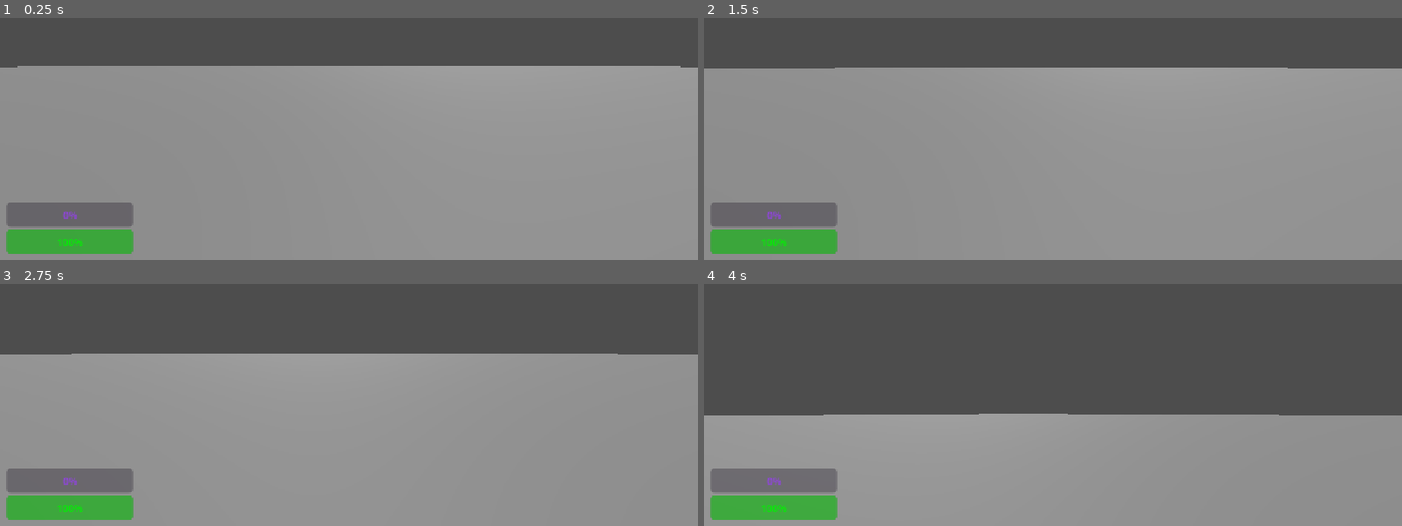
Above: before the commit, frames 1-4 (two rows, left to right).
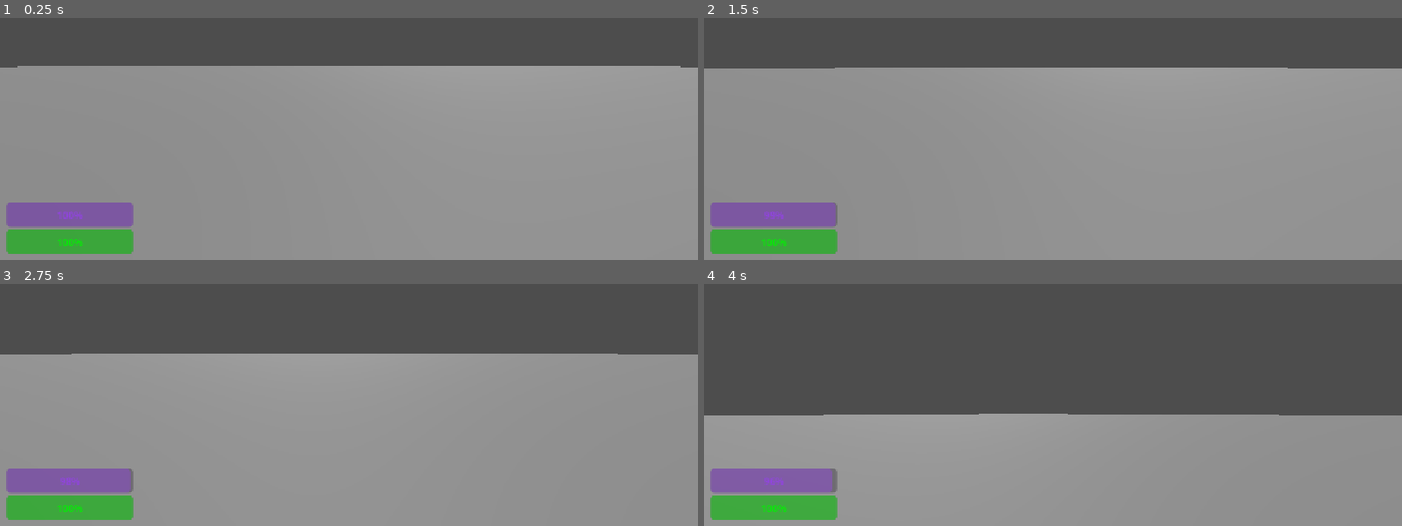
Above: after the commit, the same moments.

Repository: GunMan9/NapoleonGameRepo
Game: Godot game, scene res://Main/main.tscn
Two runs of this game, one before a commit and one after it. Both use one fixed random seed, a clock stepped at 60 frames per second and the inputs below.
Inputs (mouse positions are in pixels of both pictures, inside the frame that each line leads up to):
- Up to frame 1 (0.25 s): no input
- Up to frame 2 (1.5 s): tap Enter at 0.5 s; move the mouse to (1087, 61) at 0.52 s; hold W (move_forward) 0.53-1.28 s; tap Tab at 0.6, 1.35 s; tap Space (jump) at 0.77, 1.25 s; move the mouse to (913, 83) at 1.27 s; hold S (move_backwards) from 1.28 s (still down)
- Up to frame 3 (2.75 s): tap Space (jump) at 1.52 s; tap Enter at 2 s; move the mouse to (362, 322) at 2.02 s; release S (move_backwards) at 2.03 s; hold W (move_forward) from 2.03 s (still down); tap Tab at 2.1 s
- Up to frame 4 (4 s): keep holding W (move_forward); tap Space (jump) at 2.75, 3.02, 3.77 s; move the mouse to (1018, 407) at 2.77 s; tap Tab at 2.85, 3.6 s; tap Enter at 3.5 s; move the mouse to (1101, 334) at 3.52 s

The runs differ from the first frame. In frame 1, 1.7% of the frame differs, in the area x 0-20%, y 76-86%; in frame 2, 1.7%; in frame 3, 1.7%; in frame 4, 1.7%.

Commit message:
Morale System + Team Structure
The morale system is done and I set up basic team structure which I will work on team select and nations next.

Diff:
--- /dev/null
+++ b/napoleon-game/Main/MoraleSystem.gd
@@ -0,0 +1,78 @@
+extends Node
+class_name MoraleComponent
+
+signal morale_changed(current_morale)
+signal morale_zero
+
+@export var max_morale: int = 100
+@export var health_component: HealthComponent
+
+var current_morale: int
+var timer: Timer
+
+func _ready():
+	current_morale = max_morale
+	morale_changed.emit(current_morale)
+
+	timer = Timer.new()
+	timer.wait_time = 1
+	timer.autostart = true
+	timer.one_shot = false
+	add_child(timer)
+
+	timer.timeout.connect(_on_morale_tick)
+
+func _on_morale_tick():
+	if is_team_in_line(3):
+		gain_morale()
+	else:
+		lose_morale()
+
+func is_team_in_line(min_count: int) -> bool:
+	var team = get_parent().get_parent()
+	if team == null:
+		return false
+
+	var positions = []
+
+	for member in team.get_children():
+		if member.has_method("get_global_position"):
+			positions.append(member.global_position)
+
+	if positions.size() < min_count:
+		return false
+
+	positions.sort_custom(func(a, b): return a.x < b.x)
+
+	var tolerance := 1.5
+
+	for i in range(min_count - 1):
+		if abs(positions[i].x - positions[i + 1].x) > tolerance:
+			return false
+
+	return true
+
+func get_teammate_positions():
+	var team = get_parent().get_parent()
+	if team:
+		for member in team.get_children():
+			print(member.position)
+
+func gain_morale():
+	print("formation held - morale rising")
+
+	current_morale = min(max_morale, current_morale + 1)
+	morale_changed.emit(current_morale)
+
+func lose_morale():
+	if is_team_in_line(3):
+		return
+
+	current_morale = max(0, current_morale - 1)
+	morale_changed.emit(current_morale)
+
+	if current_morale == 0:
+		morale_zero.emit()
+
+		if health_component:
+			health_component.take_damage(1)
--- a/napoleon-game/Main/main.tscn
+++ b/napoleon-game/Main/main.tscn
@@ -2,11 +2,17 @@
 
 [ext_resource type="Script" uid="uid://xx8rjoig4d53" path="res://Main/health_bar.gd" id="1_2w1kt"]
 [ext_resource type="PackedScene" uid="uid://c4k8n3kad1tg5" path="res://Main/player.tscn" id="1_yh5la"]
+[ext_resource type="Script" uid="uid://c07xxpwijvr6q" path="res://Main/MoraleSystem.gd" id="3_eunhr"]
 [ext_resource type="Script" uid="uid://ktd24lly4n0j" path="res://Main/HealthSystem.gd" id="3_qvhan"]
+[ext_resource type="Script" uid="uid://p5q4yrbpokpt" path="res://Main/morale_bar.gd" id="5_k3v36"]
 
 [sub_resource type="BoxMesh" id="BoxMesh_7u77a"]
 
 [sub_resource type="BoxShape3D" id="BoxShape3D_yh5la"]
+
+[sub_resource type="CapsuleMesh" id="CapsuleMesh_k3v36"]
+
+[sub_resource type="CapsuleShape3D" id="CapsuleShape3D_liyct"]
 
 [node name="Main" type="Node3D" unique_id=1670441611]
 
@@ -24,13 +30,39 @@
 transform = Transform3D(500, 0, 0, 0, 0.17, 0, 0, 0, 500, 0, 0, 0)
 shape = SubResource("BoxShape3D_yh5la")
 
-[node name="CharacterBody3D" parent="." unique_id=647834110 instance=ExtResource("1_yh5la")]
+[node name="Players" type="Node" parent="." unique_id=454860694]
+
+[node name="Team1" type="Node" parent="Players" unique_id=1795644786]
+
+[node name="Dummy" type="StaticBody3D" parent="Players/Team1" unique_id=1113417194]
+transform = Transform3D(1, 0, 0, 0, 1, 0, 0, 0, 1, 0, 1.09938, 3.7330983)
+
+[node name="MeshInstance3D" type="MeshInstance3D" parent="Players/Team1/Dummy" unique_id=1581183048]
+mesh = SubResource("CapsuleMesh_k3v36")
+
+[node name="CollisionShape3D" type="CollisionShape3D" parent="Players/Team1/Dummy" unique_id=2025877927]
+shape = SubResource("CapsuleShape3D_liyct")
+
+[node name="Dummy2" type="StaticBody3D" parent="Players/Team1" unique_id=393418282]
+transform = Transform3D(1, 0, 0, 0, 1, 0, 0, 0, 1, -2.5000892, 1.09938, 3.7330983)
+
+[node name="MeshInstance3D" type="MeshInstance3D" parent="Players/Team1/Dummy2" unique_id=837880992]
+mesh = SubResource("CapsuleMesh_k3v36")
+
+[node name="CollisionShape3D" type="CollisionShape3D" parent="Players/Team1/Dummy2" unique_id=2064689024]
+shape = SubResource("CapsuleShape3D_liyct")
+
+[node name="CharacterBody3D" parent="Players/Team1" unique_id=647834110 instance=ExtResource("1_yh5la")]
 transform = Transform3D(1, 0, 0, 0, 1, 0, 0, 0, 1, 0.032307625, 0.5846557, -0.3235526)
 
-[node name="HealthComponent" type="Node" parent="CharacterBody3D" unique_id=222519866]
+[node name="HealthComponent" type="Node" parent="Players/Team1/CharacterBody3D" unique_id=222519866]
 script = ExtResource("3_qvhan")
 
-[node name="MoraleComponent" type="Node" parent="CharacterBody3D" unique_id=498187594]
+[node name="MoraleComponent" type="Node" parent="Players/Team1/CharacterBody3D" unique_id=498187594 node_paths=PackedStringArray("health_component")]
+script = ExtResource("3_eunhr")
+health_component = NodePath("../HealthComponent")
+
+[node name="Team2" type="Node" parent="Players" unique_id=925992841]
 
 [node name="UI" type="Control" parent="." unique_id=1937098593]
 layout_mode = 3
@@ -51,9 +83,9 @@
 offset_bottom = -10.0
 grow_vertical = 0
 script = ExtResource("1_2w1kt")
-health_component = NodePath("../../../CharacterBody3D/HealthComponent")
+health_component = NodePath("../../../Players/Team1/CharacterBody3D/HealthComponent")
 
-[node name="MoraleBar" type="ProgressBar" parent="UI/Bars" unique_id=691937206]
+[node name="MoraleBar" type="ProgressBar" parent="UI/Bars" unique_id=691937206 node_paths=PackedStringArray("morale_component")]
 modulate = Color(0.60784316, 0.26666668, 0.9529412, 1)
 anchors_preset = 2
 anchor_top = 1.0
@@ -63,3 +95,5 @@
 offset_right = 219.0
 offset_bottom = -55.0
 grow_vertical = 0
+script = ExtResource("5_k3v36")
+morale_component = NodePath("../../../Players/Team1/CharacterBody3D/MoraleComponent")
--- /dev/null
+++ b/napoleon-game/Main/morale_bar.gd
@@ -0,0 +1,12 @@
+extends ProgressBar
+
+@export var morale_component: MoraleComponent
+
+func _ready():
+	max_value = morale_component.max_morale
+	value = morale_component.current_morale
+
+	morale_component.morale_changed.connect(_on_morale_changed)
+
+func _on_morale_changed(new_morale):
+	value = new_morale
Not shown, added: napoleon-game/Main/MoraleSystem.gd.uid
Not shown, added: napoleon-game/Main/morale_bar.gd.uid
